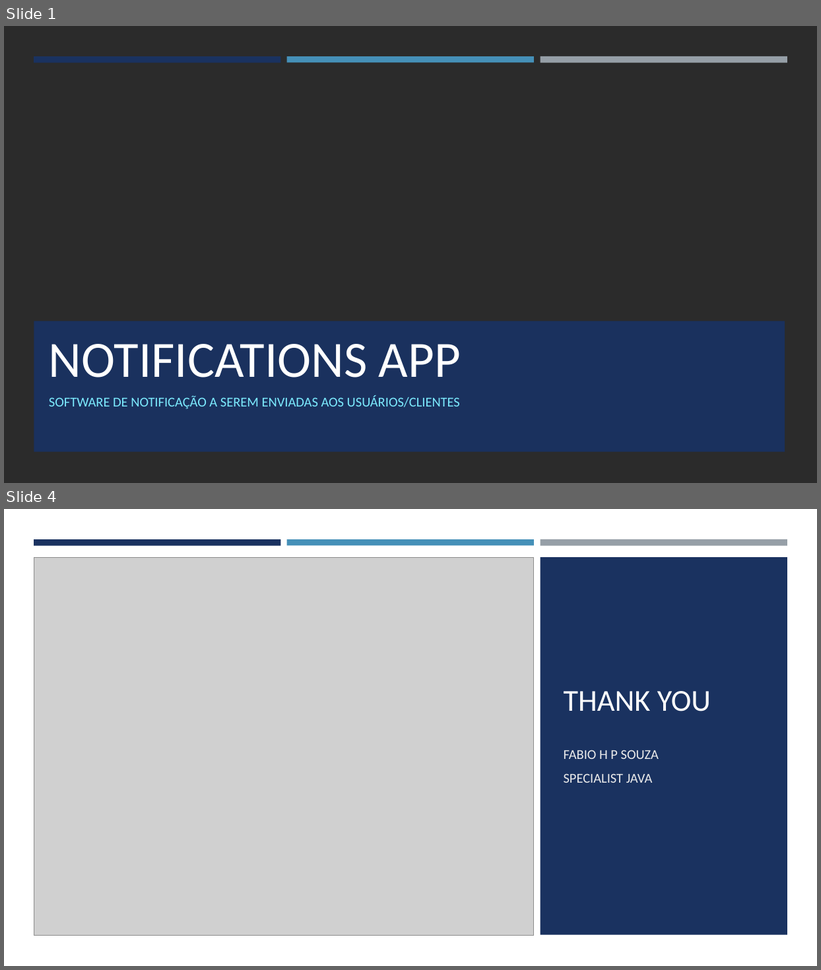
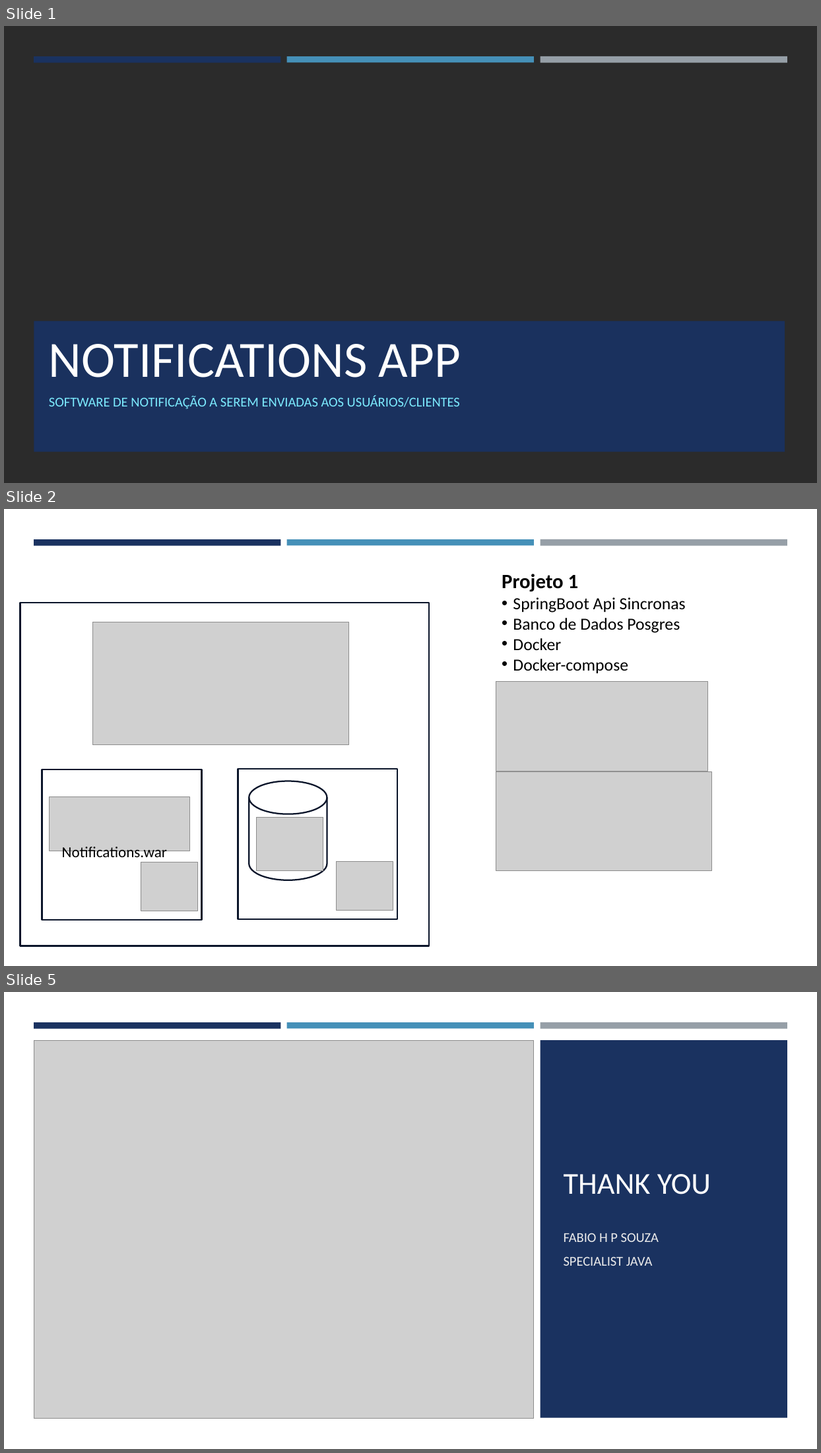
Before and after one commit to fahpsouza/notifications, a slide deck: docs/Notifications App.pptx. Shown one above the other, each under a label of ours: slides 1 and 4 before the commit, slides 1, 2 and 5 after it; the slides between them are not shown. The pictures are 821x970 and 821x1453 pixels, drawn with LibreOffice and Linux fonts; fonts in the diff are those of the drawing; grey boxes stand for pictures; background and template pictures are left out; a plain dark background stands for a picture behind light text. Boxes give left, top, right and bottom in pixels: in the first picture for what was removed or moved away, otherwise in the second. Text is boxed around its words. In the diff, an @@ line names an element or a change of style, - is before the commit and + after.

```diff
--- a/docs/Notifications App.pptx
+++ b/docs/Notifications App.pptx
@@ slide 2 added at [4,509,817,966], background #FFFFFF @@
@@ rectangle added at [34,539,281,545], fill #1A3260 @@
@@ rectangle added at [287,539,534,545], fill #4590B8 @@
@@ rectangle added at [540,539,787,546], fill #969FA7 @@
@@ text added at [502,574,686,673], 20 pt, text #000000 @@
+Projeto 1
+• SpringBoot Api Sincronas
+• Banco de Dados Posgres
+• Docker
+• Docker-compose
@@ rectangle added at [20,603,428,947], outline #0B162A 1.75 pt @@
@@ picture added at [92,623,349,745] @@
@@ picture added at [496,682,708,771] @@
@@ group added at [42,770,201,920]: 2 pictures, 1 text, 1 rectangle @@
+Notifications.war
@@ group added at [238,770,398,920]: 2 pictures, 1 cylinder, 1 rectangle @@
@@ picture added at [496,772,712,871] @@
@@ what was slide 4 is now slide 5 @@
```
Also in this commit, not shown: 1 slide changed, 1 other slide added, 1 slide removed, 12 other files.
